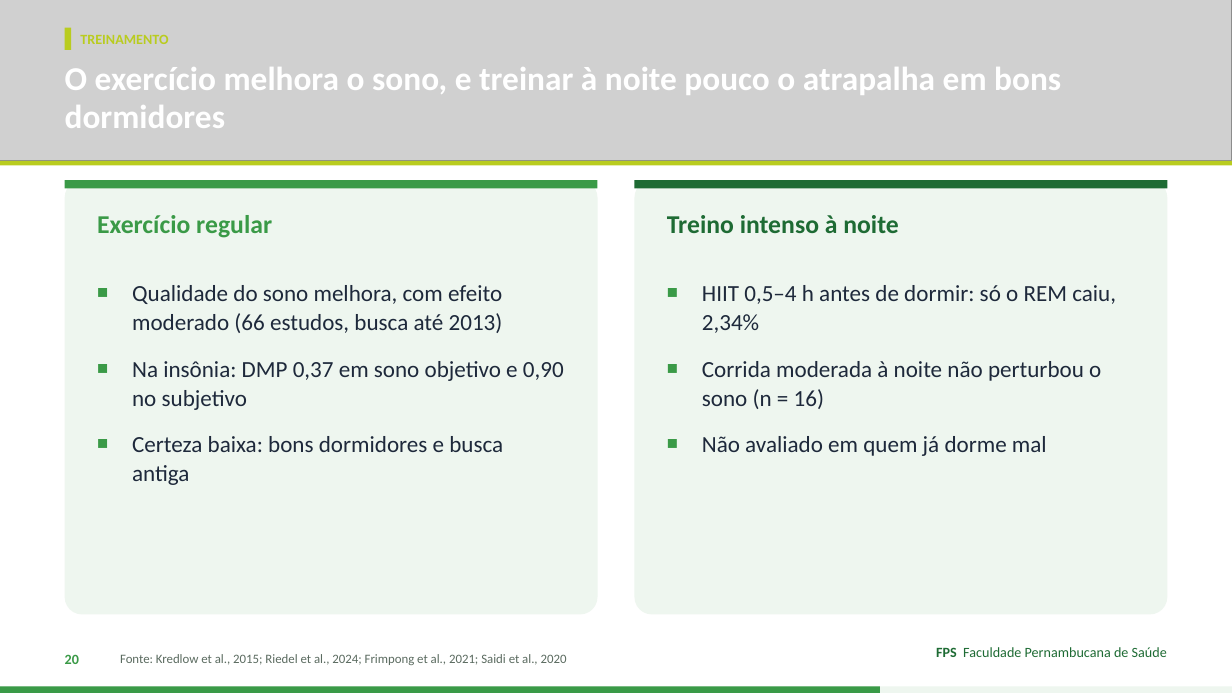
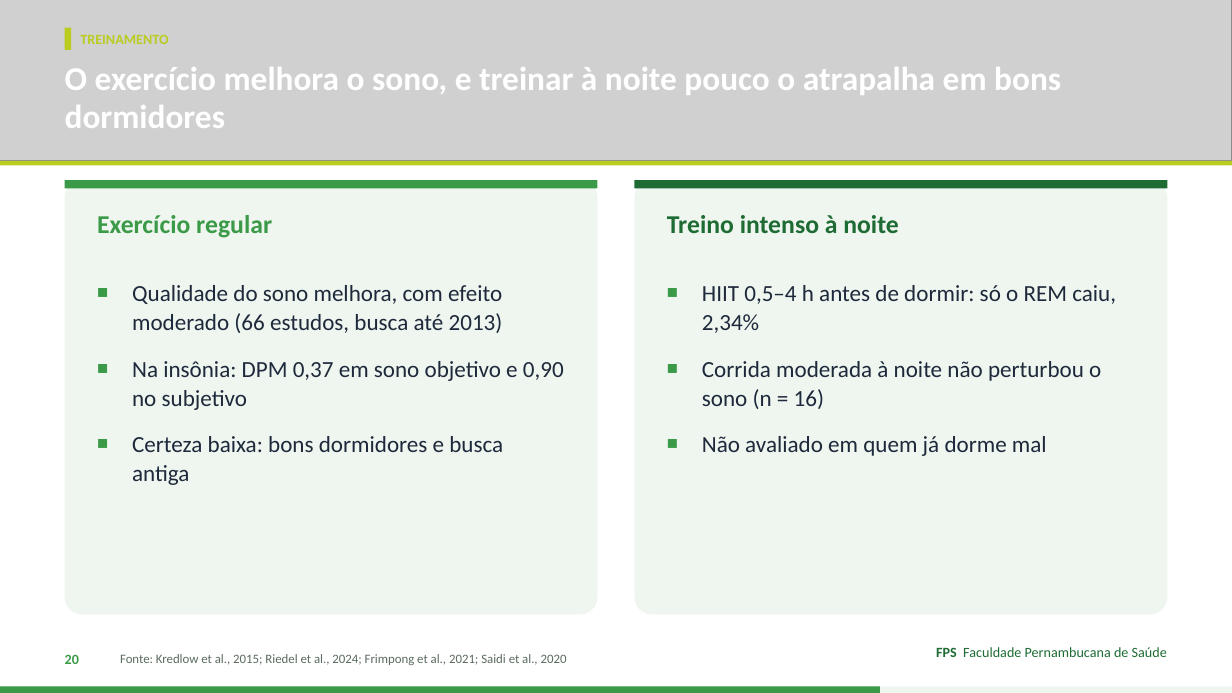
Before and after one commit to Institutomoraisandrade/CRM, a slide deck: slide 20 of trabalho-fps/trabalhos/2026-11-10-sono/apresentacao.pptx. Drawn at 1232x693 pixels with LibreOffice and Linux fonts; fonts in the diff are those of the drawing; grey boxes stand for pictures. Boxes give left, top, right and bottom in pixels: in the first picture for what was removed or moved away, otherwise in the second. Text is boxed around its words. In the diff, an @@ line names an element or a change of style, - is before the commit and + after.

```diff
--- a/trabalho-fps/trabalhos/2026-11-10-sono/apresentacao.pptx
+++ b/trabalho-fps/trabalhos/2026-11-10-sono/apresentacao.pptx
@@ text at box(132, 361, 564, 410): text changed @@
-■ Na insônia: DMP 0,37 em sono objetivo e 0,90 no subjetivo
+■ Na insônia: DPM 0,37 em sono objetivo e 0,90 no subjetivo
```
Also in this commit, not shown: 4 other slides changed, 2 other files.
